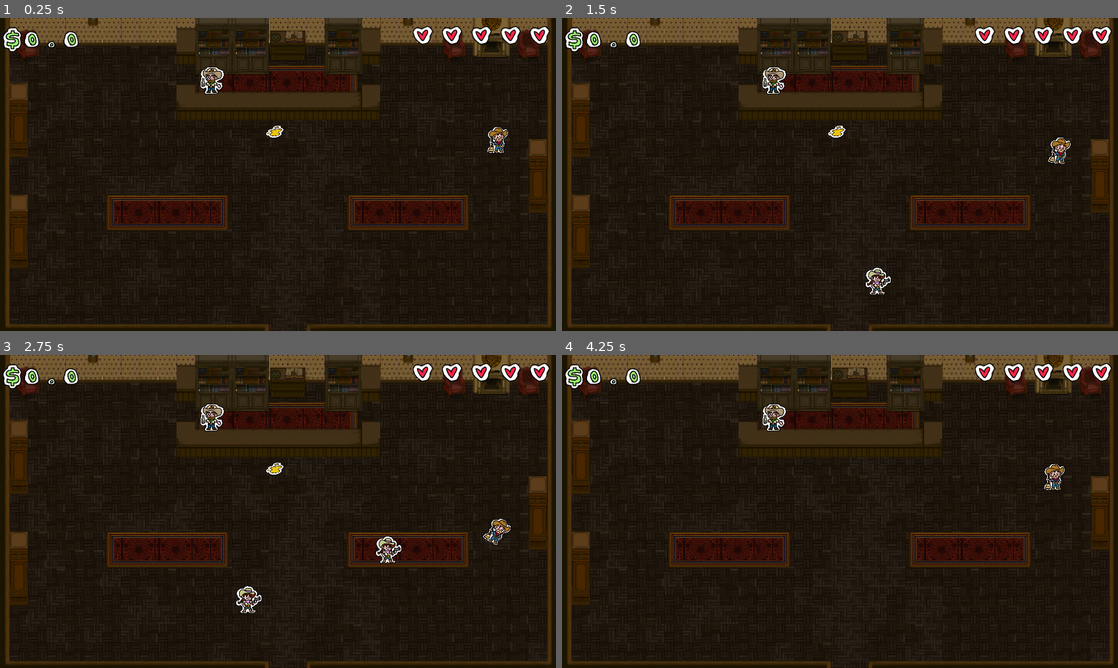
Above: before the commit, frames 1-4 (two rows, left to right).
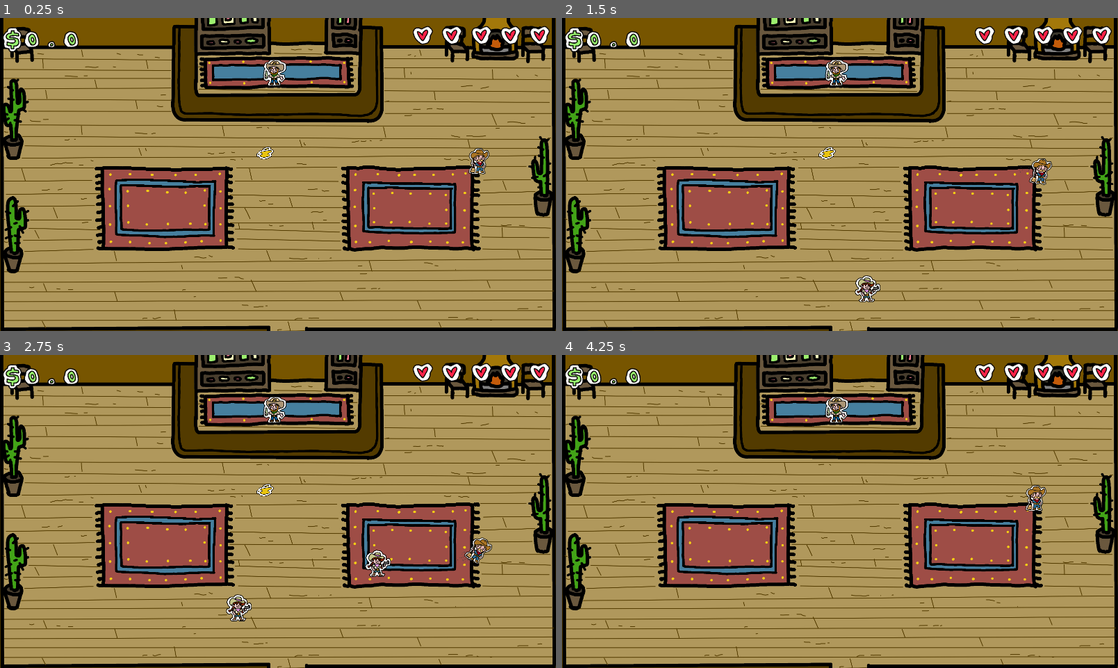
Above: after the commit, the same moments.

Repository: LavenderPlush/SaloonBrawl
Game: Godot game, scene res://Maps/wild_west_saloon.tscn
Two runs of this game, one before a commit and one after it. Both use one fixed random seed, a clock stepped at 60 frames per second and the inputs below.
Inputs:
- Up to frame 1 (0.25 s): no input
- Up to frame 2 (1.5 s): tap Enter at 0.5 s; hold D (right) 0.53-1.28 s; hold E (interact) 0.53-1.28 s; hold S (down) from 1.28 s (still down); tap E (interact) at 1.35 s
- Up to frame 3 (2.75 s): release S (down) at 2.03 s; hold D (right) from 2.03 s (still down); hold E (interact) from 2.03 s (still down)
- Up to frame 4 (4.25 s): release D (right) at 2.78 s; release E (interact) at 2.78 s; hold W (up) 2.78-3.53 s; tap E (interact) at 2.85 s; hold A (left) from 3.53 s (still down); hold E (interact) from 3.53 s (still down); tap R (reload) at 4.15 s

The runs differ from the first frame. In frame 1, 95% of the frame differs, in the area x 0-100%, y 0-100%; in frame 2, 95%; in frame 3, 95%; in frame 4, 95%.

Commit message:
Add new map and colliders fullscreen and quit

Diff:
--- a/GameManager/game_manager.gd
+++ b/GameManager/game_manager.gd
@@ -14,6 +14,8 @@
 func _input(event: InputEvent) -> void:
 	if event.is_action_pressed("reload"):
 		get_tree().reload_current_scene()
+	if event.is_action_pressed("quit"):
+		get_tree().quit()
 
 func game_over():
 	#TODO handle game overs
--- a/Maps/wild_west_saloon.tscn
+++ b/Maps/wild_west_saloon.tscn
@@ -1,10 +1,20 @@
-[gd_scene load_steps=7 format=4 uid="uid://bebswochjmdn6"]
+[gd_scene load_steps=11 format=4 uid="uid://bebswochjmdn6"]
 
 [ext_resource type="PackedScene" uid="uid://cggmu20aob1uq" path="res://Maps/Wild West Saloon.tmx" id="1_cm30e"]
 [ext_resource type="PackedScene" uid="uid://ds4sukpftjhcj" path="res://Characters/Barman/barman.tscn" id="2_5k6n7"]
+[ext_resource type="Texture2D" uid="uid://bv2g8etsfuqfs" path="res://Assets/saloon_background.png" id="2_eu8as"]
 [ext_resource type="PackedScene" uid="uid://dhyyi853mkcb3" path="res://Characters/Patron/patron_manager.tscn" id="3_tngpi"]
 [ext_resource type="PackedScene" uid="uid://cokg6av2uax0d" path="res://GameManager/game_manager.tscn" id="5_kqypi"]
 [ext_resource type="PackedScene" uid="uid://crj7p5vn5aya1" path="res://Interactables/Pools/beer_pool.tscn" id="6_5k6n7"]
+
+[sub_resource type="RectangleShape2D" id="RectangleShape2D_5k6n7"]
+size = Vector2(50, 2300)
+
+[sub_resource type="RectangleShape2D" id="RectangleShape2D_eu8as"]
+size = Vector2(4000, 50)
+
+[sub_resource type="RectangleShape2D" id="RectangleShape2D_m888h"]
+size = Vector2(150, 400)
 
 [sub_resource type="NavigationPolygon" id="NavigationPolygon_kqypi"]
 vertices = PackedVector2Array(2156.5938, 986.2578, 2160.5703, 494.8828, 2947.0625, 539.3594, 3022.711, 2230.0469, -420.07813, 2233.9375, 534.8281, 977.7422, -354.85156, 500, 526.8281, 500)
@@ -14,19 +24,90 @@
 
 [node name="Wild West Saloon" instance=ExtResource("1_cm30e")]
 
-[node name="Tiles" parent="." index="0"]
+[node name="Walls" type="Node" parent="." index="0"]
+
+[node name="WallLeft" type="StaticBody2D" parent="Walls" index="0" groups=["Walls"]]
+position = Vector2(-619, 27)
+
+[node name="CollisionShape2D" type="CollisionShape2D" parent="Walls/WallLeft" index="0"]
+position = Vector2(22, 1121)
+shape = SubResource("RectangleShape2D_5k6n7")
+
+[node name="WallRight" type="StaticBody2D" parent="Walls" index="1" groups=["Walls"]]
+position = Vector2(3399, 31)
+
+[node name="CollisionShape2D" type="CollisionShape2D" parent="Walls/WallRight" index="0"]
+position = Vector2(22, 1121)
+shape = SubResource("RectangleShape2D_5k6n7")
+
+[node name="WallTop" type="StaticBody2D" parent="Walls" index="2" groups=["Walls"]]
+position = Vector2(0, -60)
+
+[node name="CollisionShape2D" type="CollisionShape2D" parent="Walls/WallTop" index="0"]
+position = Vector2(1417, 194)
+shape = SubResource("RectangleShape2D_eu8as")
+
+[node name="WallBottom" type="StaticBody2D" parent="Walls" index="3" groups=["Walls"]]
+position = Vector2(-15, 2051)
+
+[node name="CollisionShape2D" type="CollisionShape2D" parent="Walls/WallBottom" index="0"]
+position = Vector2(1417, 194)
+shape = SubResource("RectangleShape2D_eu8as")
+
+[node name="Counter" type="StaticBody2D" parent="." index="1"]
+
+[node name="Shape" type="CollisionPolygon2D" parent="Counter" index="0"]
+polygon = PackedVector2Array(654, 222, 661, 736, 2158, 746, 2168, 222, 1995, 225, 1989, 546, 825, 552, 830, 220)
+
+[node name="Cacti" type="Node" parent="." index="2"]
+
+[node name="Cactus" type="StaticBody2D" parent="Cacti" index="0"]
+
+[node name="CollisionShape2D" type="CollisionShape2D" parent="Cacti/Cactus" index="0"]
+position = Vector2(-479, 668)
+shape = SubResource("RectangleShape2D_m888h")
+
+[node name="Cactus2" type="StaticBody2D" parent="Cacti" index="1"]
+position = Vector2(6, 828)
+
+[node name="CollisionShape2D" type="CollisionShape2D" parent="Cacti/Cactus2" index="0"]
+position = Vector2(-479, 668)
+shape = SubResource("RectangleShape2D_m888h")
+
+[node name="Cactus3" type="StaticBody2D" parent="Cacti" index="2"]
+position = Vector2(3797, 395)
+
+[node name="CollisionShape2D" type="CollisionShape2D" parent="Cacti/Cactus3" index="0"]
+position = Vector2(-479, 668)
+shape = SubResource("RectangleShape2D_m888h")
+
+[node name="Background" type="Sprite2D" parent="." index="3"]
+z_index = -1
+position = Vector2(1409, 1152)
+texture = ExtResource("2_eu8as")
+
+[node name="Tiles" parent="." index="4"]
+visible = false
 z_index = -2
 tile_map_data = PackedByteArray("AAAAAAAAAAAFAAUAAAABAAAAAAABAAcAAAACAAAAAAABAAcAAAADAAAAAAABAAcAAAAEAAAAAAABAAcAAAAFAA …(9840 unchanged characters)…
-
-[node name="Deco" parent="." index="1"]
+collision_enabled = false
+navigation_enabled = false
+
+[node name="Deco" parent="." index="5"]
+visible = false
 z_index = -2
 tile_map_data = PackedByteArray("AAAGAAQAAQAAAAUAAAAHAAQAAQABAAUAAAAIAAQAAQABAAUAAAAJAAQAAQACAAUAAAAKAAQAAQABAAUAAAAGAA …(656 unchanged characters)…
-
-[node name="Furniture" parent="." index="2"]
+collision_enabled = false
+navigation_enabled = false
+
+[node name="Furniture" parent="." index="6"]
+visible = false
 z_index = -1
 tile_map_data = PackedByteArray("AAAHAAEAAQABAAAAAAAIAAEAAQAAAAAAAAARAAEAAQAIAAIAAAAFAAIAAQAHAAAAAAAGAAIAAQAAAAEAAAAHAA …(1392 unchanged characters)…
-
-[node name="EnemyManager" parent="." index="3" node_paths=PackedStringArray("path_holder", "spawn_point") instance=ExtResource("3_tngpi")]
+collision_enabled = false
+navigation_enabled = false
+
+[node name="EnemyManager" parent="." index="7" node_paths=PackedStringArray("path_holder", "spawn_point") instance=ExtResource("3_tngpi")]
 path_holder = NodePath("PathHolder")
 spawn_point = NodePath("SpawnPoint")
 
@@ -101,20 +182,20 @@
 [node name="SpawnPoint" type="Node2D" parent="EnemyManager" index="3"]
 position = Vector2(1401, 2196)
 
-[node name="GameManager" parent="." index="4" instance=ExtResource("5_kqypi")]
+[node name="GameManager" parent="." index="8" instance=ExtResource("5_kqypi")]
 position = Vector2(2861, 1031)
 
-[node name="Camera2D" type="Camera2D" parent="." index="5"]
-position = Vector2(1341, 1272)
-zoom = Vector2(0.5, 0.5)
-
-[node name="Barman" parent="." index="6" node_paths=PackedStringArray("manager") instance=ExtResource("2_5k6n7")]
-position = Vector2(890, 624)
+[node name="Camera2D" type="Camera2D" parent="." index="9"]
+position = Vector2(1413, 1130)
+zoom = Vector2(0.48, 0.48)
+
+[node name="Barman" parent="." index="10" node_paths=PackedStringArray("manager") instance=ExtResource("2_5k6n7")]
+position = Vector2(1395, 400)
 manager = NodePath("../EnemyManager")
 
-[node name="NavigationRegion2D" type="NavigationRegion2D" parent="." index="7"]
+[node name="NavigationRegion2D" type="NavigationRegion2D" parent="." index="11"]
 visible = false
 navigation_polygon = SubResource("NavigationPolygon_kqypi")
 
-[node name="BeerPool" parent="." index="8" instance=ExtResource("6_5k6n7")]
+[node name="BeerPool" parent="." index="12" instance=ExtResource("6_5k6n7")]
 position = Vector2(1319, 975)
--- a/Projectiles/Beer/beer.gd
+++ b/Projectiles/Beer/beer.gd
@@ -46,7 +46,7 @@
 		call_deferred("spawn_pool")
 		queue_free()
 
-	if body.name == "Tiles":
+	if body.is_in_group("Walls"):
 		queue_free()
 
 func _on_timer_timeout():
--- a/project.godot
+++ b/project.godot
@@ -23,7 +23,7 @@
 
 window/size/viewport_width=1920
 window/size/viewport_height=1080
-window/size/mode=2
+window/size/mode=3
 window/stretch/mode="viewport"
 
 [editor]
@@ -39,6 +39,7 @@
 Player=""
 Hitable=""
 Mess=""
+Walls=""
 
 [input]
 
@@ -80,6 +81,11 @@
 , Object(InputEventKey,"resource_local_to_scene":false,"resource_name":"","device":-1,"window_id":0,"alt_pressed":false …(183 unchanged characters)…
 ]
 }
+quit={
+"deadzone": 0.2,
+"events": [Object(InputEventKey,"resource_local_to_scene":false,"resource_name":"","device":-1,"window_id":0,"alt_pressed":false,"shift_pressed":false,"ctrl_pressed":false,"meta_pressed":false,"pressed":false,"keycode":0,"physical_keycode":4194305,"key_label":0,"unicode":0,"location":0,"echo":false,"script":null)
+]
+}
 
 [rendering]
 
Binary file added: Assets/saloon_background.png
Not shown, added: Assets/saloon_background.png.import
